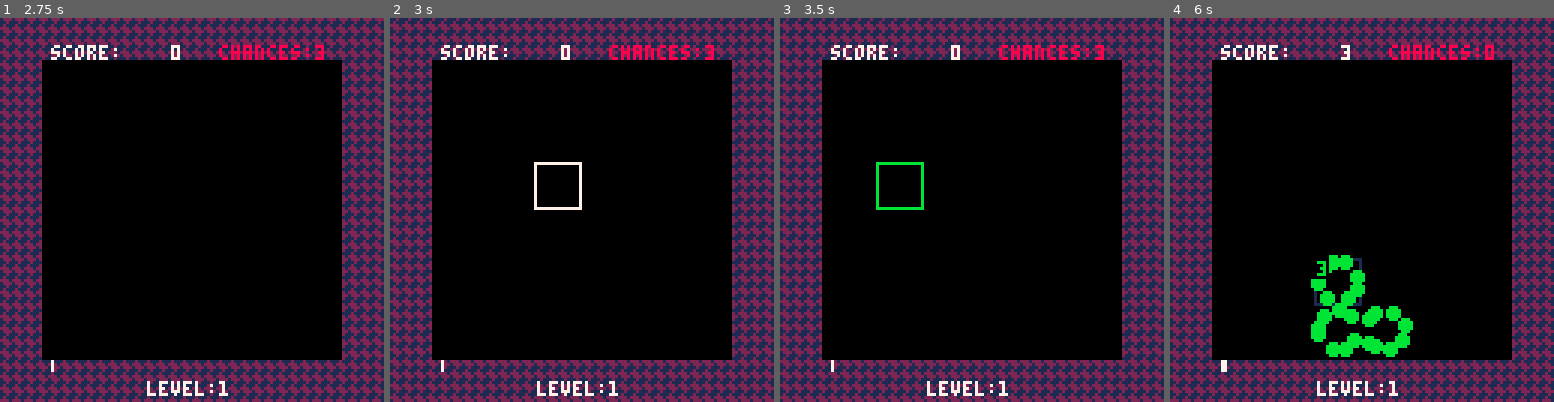
Above: before the commit, frames 1-4 (left to right).
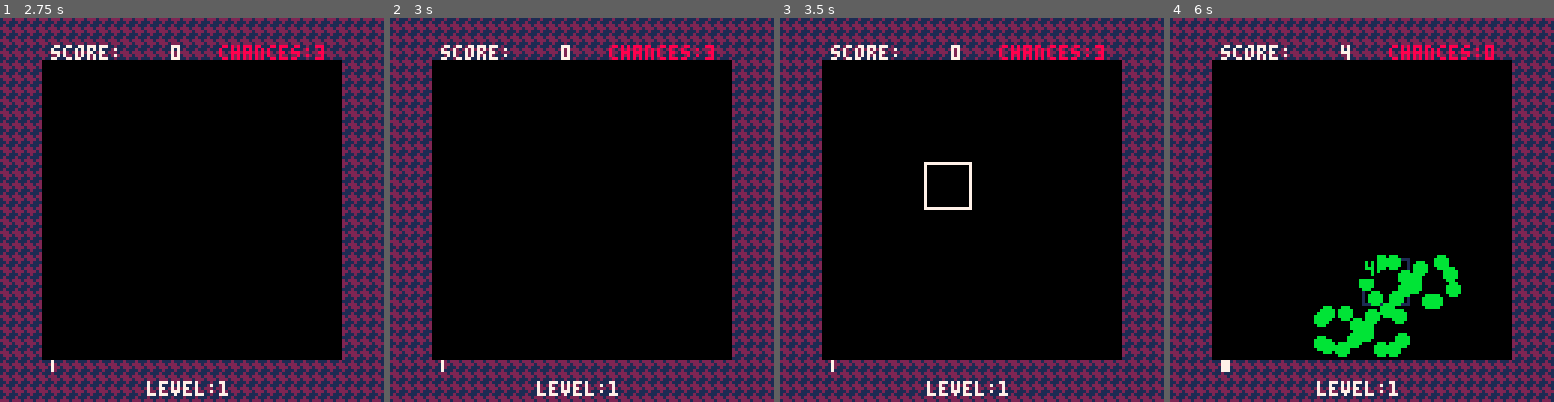
Above: after the commit, the same moments.

Repository: vm70/stratagem
Game: PICO-8 cartridge src/main.p8
The game is run twice, just before and just after one commit, with the same random seed, the same clock (stepped at 60 frames per second) and the same inputs.
Inputs:
- Up to frame 1 (2.75 s): tap X (X key) at 0.33, 1.07, 1.85 s; tap O (Z key) at 0.7, 1.7, 2.1, 2.5 s; hold Right 1.6-2.1 s; hold Up 2.15-2.42 s; hold Right from 2.47 s (still down)
- Up to frame 2 (3 s): keep holding Right; tap O (Z key) at 2.9 s; tap X (X key) at 2.97 s
- Up to frame 3 (3.5 s): release Right at 3.03 s; hold Left from 3.08 s (still down); tap O (Z key) at 3.3 s
- Up to frame 4 (6 s): release Left at 3.58 s; hold Down 3.63-3.97 s; tap O (Z key) every 0.4 s from 3.7 to 5.7 s; hold Right 4.02-4.68 s; tap X (X key) at 4.08, 5.2 s; hold Up 4.73-5.03 s; hold Left 5.08-5.68 s; hold Down from 5.73 s (still down)

Frame 1 is identical in both runs. In frame 2, 0.4% of the frame differs, in the area x 37-50%, y 37-50%; in frame 3, 0.7%; in frame 4, 3.8%, in the area x 14-76%, y 7-93%.

Commit message:
Add wipe transitions between levels & game-over
This commit partially fixes #14.

Diff:
--- a/src/main.lua
+++ b/src/main.lua
@@ -15,17 +15,20 @@
 	title_screen = 1,
 	credits = 2,
 	game_init = 3,
-	generate_grid = 4,
-	game_idle = 5,
-	swap_select = 6,
-	player_matching = 7,
-	show_match_points = 8,
-	fill_grid = 9,
-	combo_check = 10,
-	level_up = 11,
-	game_over = 12,
-	enter_high_score = 13,
-	high_scores = 14,
+	prepare_grid = 4,
+	init_level_transition = 5,
+	game_idle = 6,
+	swap_select = 7,
+	player_matching = 8,
+	show_match_points = 9,
+	fill_grid = 10,
+	combo_check = 11,
+	level_up_transition = 12,
+	level_up = 13,
+	game_over_transition = 14,
+	game_over = 15,
+	enter_high_score = 16,
+	high_scores = 17,
 }
 
 ---@type integer[] List of level music starting positions
@@ -36,6 +39,9 @@
 
 ---@type integer Number of frames to wait before dropping new gems down
 DROP_FRAMES = 2
+
+---@type integer Number of frames to show level-up screen
+LEVEL_UP_FRAMES = 100
 
 ---@type integer[][] game grid
 Grid = {}
@@ -206,9 +212,14 @@
 	elseif CartState == STATES.game_init then
 		DrawGameBG()
 		DrawHUD(Player)
-	elseif CartState == STATES.generate_grid then
-		DrawGameBG()
-		DrawHUD(Player)
+	elseif CartState == STATES.prepare_grid then
+		DrawGameBG()
+		DrawHUD(Player)
+	elseif CartState == STATES.init_level_transition then
+		DrawGameBG()
+		DrawHUD(Player)
+		DrawGems(Grid)
+		DrawWipe(FrameCounter, true)
 	elseif CartState == STATES.game_idle then
 		DrawGameBG()
 		DrawHUD(Player)
@@ -235,11 +246,21 @@
 		DrawHUD(Player)
 		DrawGems(Grid)
 		DrawCursor(Player, 1)
+	elseif CartState == STATES.level_up_transition then
+		DrawGameBG()
+		DrawHUD(Player)
+		DrawGems(Grid)
+		DrawWipe(FrameCounter, false)
 	elseif CartState == STATES.level_up then
 		DrawGameBG()
 		DrawHUD(Player)
 		Printc("level " .. Player.level .. " complete!", 64, 32 - 3, 7)
 		Printc("get ready for level " .. Player.level + 1, 64, 96 - 3, 7)
+	elseif CartState == STATES.game_over_transition then
+		DrawGameBG()
+		DrawHUD(Player)
+		DrawGems(Grid)
+		DrawWipe(FrameCounter, false)
 	elseif CartState == STATES.game_over then
 		DrawGameBG()
 		DrawHUD(Player)
@@ -279,15 +300,22 @@
 		InitPlayer()
 		InitGrid()
 		-- state transitions
-		CartState = STATES.generate_grid
-	elseif CartState == STATES.generate_grid then
+		CartState = STATES.prepare_grid
+	elseif CartState == STATES.prepare_grid then
 		-- state actions & transitions
 		if not FillGridHoles(Grid, N_GEMS) then
 			if not ClearFirstGridMatch(Grid) then
-				CartState = STATES.game_idle
-				PlayLevelMusic(Player.level)
+				FrameCounter = 0
+				CartState = STATES.init_level_transition
 			end
 		end
+	elseif CartState == STATES.init_level_transition then
+		-- state actions & transitions
+		if FrameCounter == WIPE_FRAMES then
+			CartState = STATES.game_idle
+			PlayLevelMusic(Player.level)
+		end
+		FrameCounter = FrameCounter + 1
 	elseif CartState == STATES.game_idle then
 		-- state actions
 		MoveGridCursor(Player)
@@ -296,10 +324,10 @@
 			Player.chances = 0
 			music(0)
 			FrameCounter = 0
-			CartState = STATES.game_over
+			CartState = STATES.game_over_transition
 		elseif Player.score >= Player.level_threshold then
 			FrameCounter = 0
-			CartState = STATES.level_up
+			CartState = STATES.level_up_transition
 		elseif btnp(4) or btnp(5) then
 			CartState = STATES.swap_select
 		end
@@ -357,13 +385,27 @@
 			Player.combo = 0
 			CartState = STATES.game_idle
 		end
+	elseif CartState == STATES.level_up_transition then
+		-- state actions & transitions
+		if FrameCounter == WIPE_FRAMES then
+			FrameCounter = 0
+			CartState = STATES.level_up
+		end
+		FrameCounter = FrameCounter + 1
 	elseif CartState == STATES.level_up then
 		-- state transitions
-		if FrameCounter == 100 then
+		if FrameCounter == LEVEL_UP_FRAMES then
 			LevelUp(Player)
 			InitGrid()
 			FrameCounter = 0
-			CartState = STATES.generate_grid
+			CartState = STATES.prepare_grid
+		end
+		FrameCounter = FrameCounter + 1
+	elseif CartState == STATES.game_over_transition then
+		-- state actions & transitions
+		if FrameCounter == WIPE_FRAMES then
+			FrameCounter = 0
+			CartState = STATES.game_over
 		end
 		FrameCounter = FrameCounter + 1
 	elseif CartState == STATES.game_over then
--- a/src/ui.lua
+++ b/src/ui.lua
@@ -20,6 +20,9 @@
 	third = 3,
 	ok = 4,
 }
+
+---@type integer How many frames to wait for level wiping transitions
+WIPE_FRAMES = 10
 
 ---@type integer[] background patterns
 -- herringbone pattern
@@ -84,6 +87,35 @@
 			-- print(color, 16 * x, 16 * y, 11)
 		end
 	end
+end
+
+-- Do 1D linear interpolation (LERP) between two values.
+---@param a number # starting number (output when t = 0)
+---@param b number # ending number (output when t = 1)
+---@param t number # time, expected to be in range [0, 1]
+---@return number
+function Lerp(a, b, t)
+	return a + (b - a) * t
+end
+
+-- Draw an animation wipe on the game grid.
+---@param frame integer # frame counter
+---@param is_up? boolean # whether the wipe goes up or down
+function DrawWipe(frame, is_up)
+	if is_up == nil then
+		is_up = true
+	end
+	local fraction_complete = frame / WIPE_FRAMES
+	local rect_y1 = nil
+	if is_up then
+		rect_y1 = Lerp(112 - 8, 16, fraction_complete)
+	else
+		rect_y1 = Lerp(16, 112 - 8, fraction_complete)
+	end
+	fillp(0x5a5a + 0.5)
+	rectfill(16, rect_y1, 112, rect_y1 + 8, 0)
+	fillp(0)
+	rectfill(16, 16, 112, rect_y1, 0)
 end
 
 -- left-pad / right-justify text.
